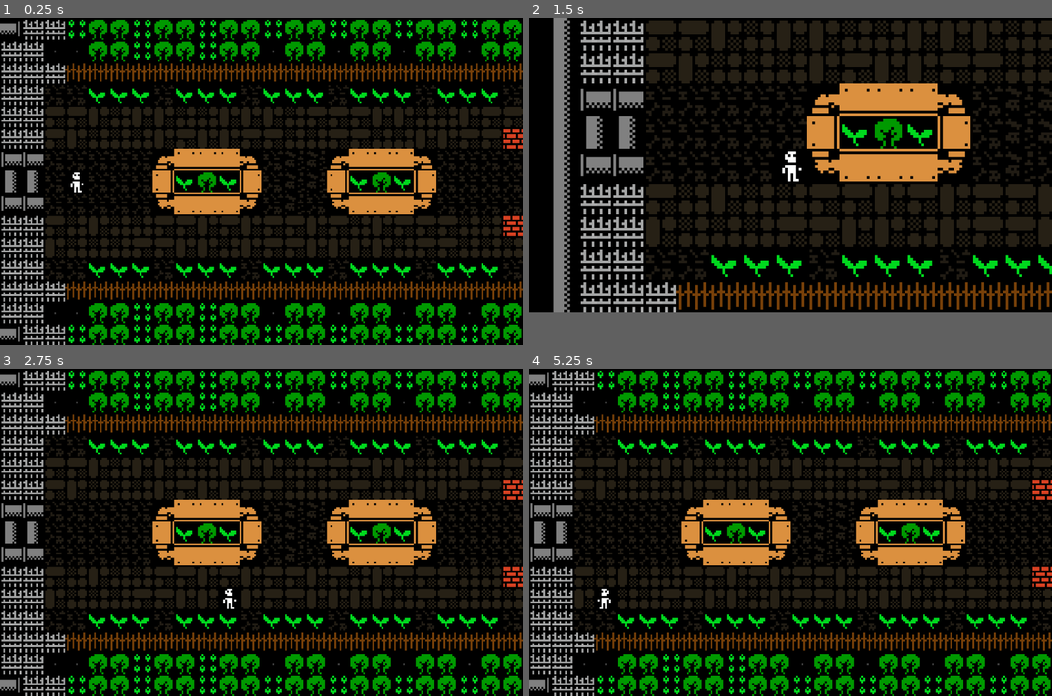
Above: before the commit, frames 1-4 (two rows, left to right).
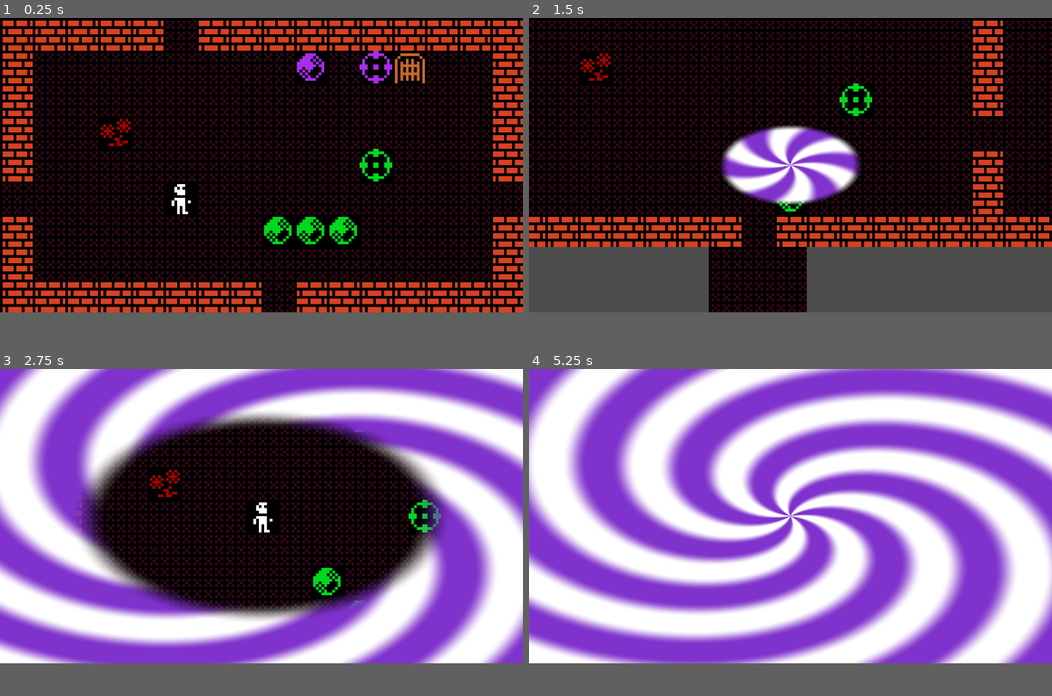
Above: after the commit, the same moments.

Repository: janhrastnik/gmtk2025
Game: Godot game, scene res://scenes/room_resolution_test.tscn
The game is run twice, just before and just after one commit, with the same random seed, the same clock (stepped at 60 frames per second) and the same inputs. Before the commit the project starts from res://scenes/Lab_world.tscn. Sound files missing from this copy of the repository are replaced by a short silence.
Inputs:
- Up to frame 1 (0.25 s): no input
- Up to frame 2 (1.5 s): tap Enter at 0.5 s; hold D (right) 0.53-1.28 s; hold C (camera_toggle) 0.53-1.28 s; hold S (down) from 1.28 s (still down); tap L (loop) at 1.35 s
- Up to frame 3 (2.75 s): release S (down) at 2.03 s; hold D (right) from 2.03 s (still down); hold C (camera_toggle) from 2.03 s (still down)
- Up to frame 4 (5.25 s): release D (right) at 2.78 s; release C (camera_toggle) at 2.78 s; hold W (up) 2.78-3.53 s; tap L (loop) at 2.85, 4.35 s; hold C (camera_toggle) 3.53-4.28 s; hold A (left) 3.53-5.03 s; hold S (down) from 5.03 s (still down); hold C (camera_toggle) from 5.03 s (still down)
In our replay, in frame 1 the window is 800x500 before the commit and 800x450 after it. These sizes can differ from the game's own. Grey fills any space a smaller window leaves; there, only what the larger window draws over its background counts as a difference.

The runs differ from the first frame. In frame 1, 54% of the frame differs, in the area x 0-100%, y 0-100%; in frame 2, 61%; in frame 3, 82%; in frame 4, 94%.

Commit message:
fix for rocks double push

Diff:
--- a/project.godot
+++ b/project.godot
@@ -11,7 +11,7 @@
 [application]
 
 config/name="gmtk2025"
-run/main_scene="uid://dg5qgpvblwkmw"
+run/main_scene="uid://dbypxslkkejg2"
 config/features=PackedStringArray("4.4", "Forward Plus")
 config/icon="res://icon.svg"
 
--- a/scenes/interactable/rock.gd
+++ b/scenes/interactable/rock.gd
@@ -98,6 +98,18 @@
 		global_position += Vector2(12.0, 0)
 		pl.global_position += Vector2(12.0, 0)
 
+	# other rocks should know of the change
+	if object_up is Rock:
+		object_up.do_checks = true
+	if object_down is Rock:
+		object_down.do_checks = true
+	if object_left is Rock:
+		object_left.do_checks = true
+	if object_right is Rock:
+		object_right.do_checks = true
+
+
+
 	do_checks = true
 
 func check_for_objects():
